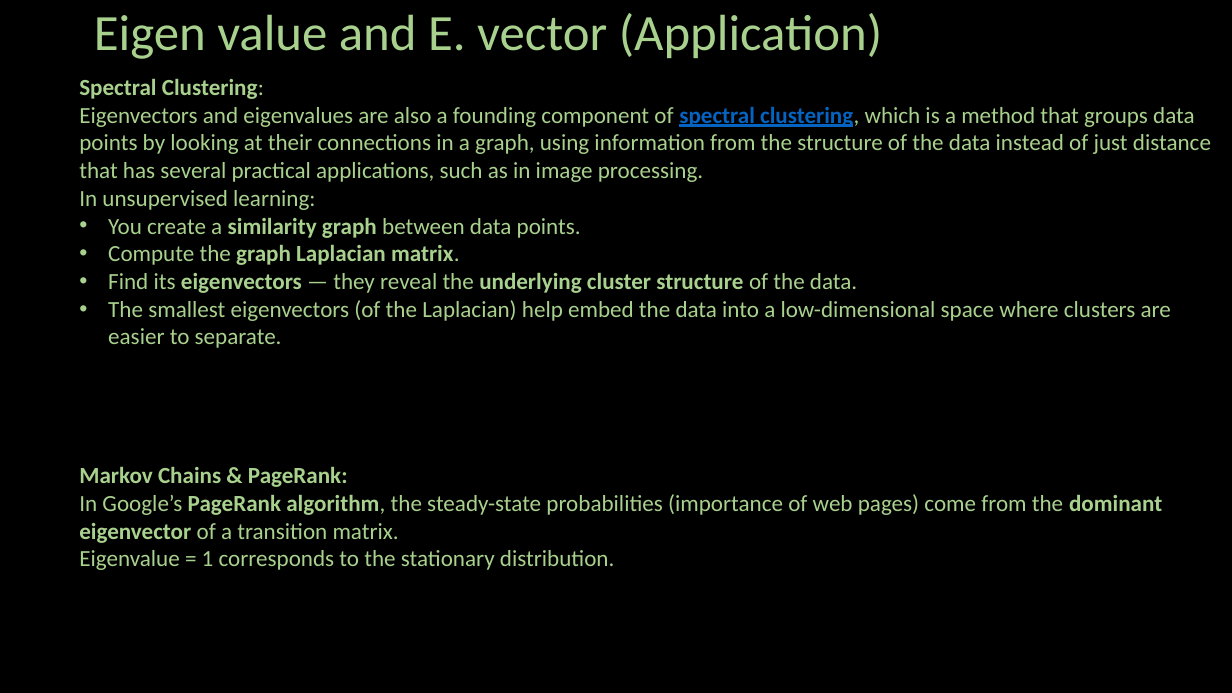
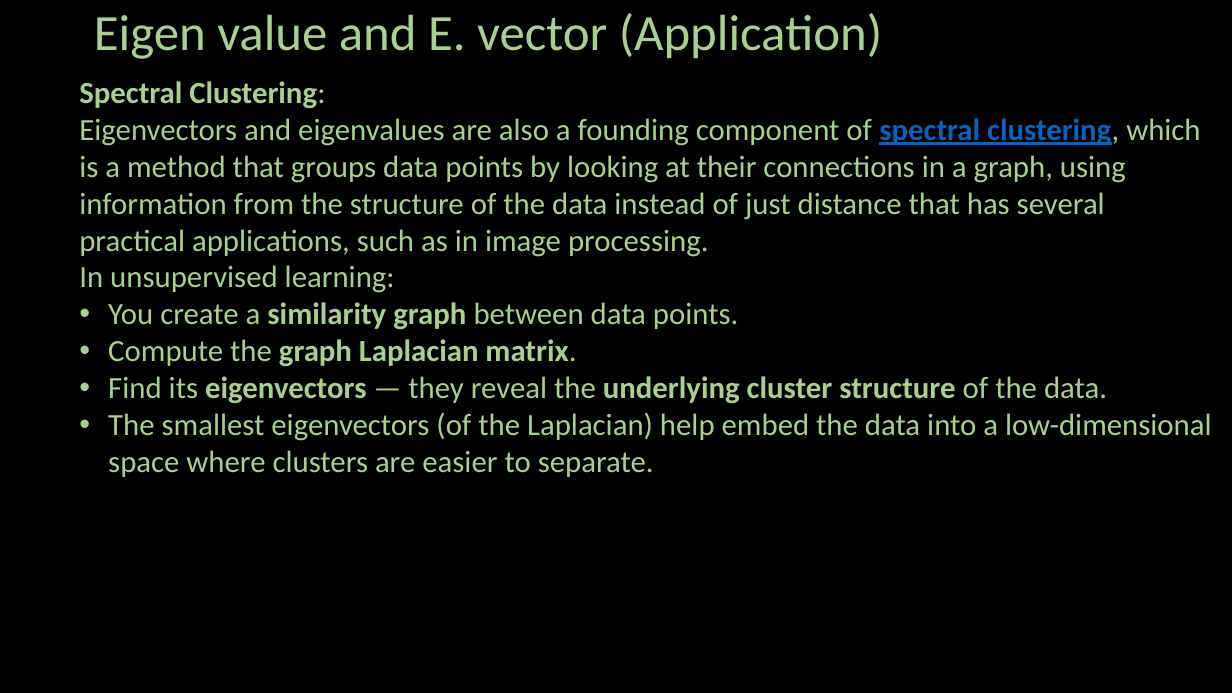
Before and after one commit to ash322ash422/youtube, a slide deck: slide 9 of linear_algebra/2-scalar-vector-matrix/eigenVector_eigenValue-2-Application.pptx (slide 7 before the commit). Drawn at 1232x693 pixels with LibreOffice and Linux fonts; fonts in the diff are those of the drawing; background and template pictures are left out. Boxes give left, top, right and bottom in pixels: in the first picture for what was removed or moved away, otherwise in the second. Text is boxed around its words. In the diff, an @@ line names an element or a change of style, - is before the commit and + after.

```diff
--- a/linear_algebra/2-scalar-vector-matrix/eigenVector_eigenValue-2-Application.pptx
+++ b/linear_algebra/2-scalar-vector-matrix/eigenVector_eigenValue-2-Application.pptx
@@ text "Spectral Clustering:" at bbox=[79, 81, 1212, 477]: size 18 to 24 pt @@
@@ text at bbox=[79, 466, 1162, 570]: paragraphs removed @@
-Markov Chains & PageRank:
-In Google’s PageRank algorithm, the steady-state probabilities (importance of web pages) come from the dominant eigenvector of a transition matrix.
-Eigenvalue = 1 corresponds to the stationary distribution.
```
Also in this commit, not shown: 6 other slides changed, 3 slides added, 25 other files.
